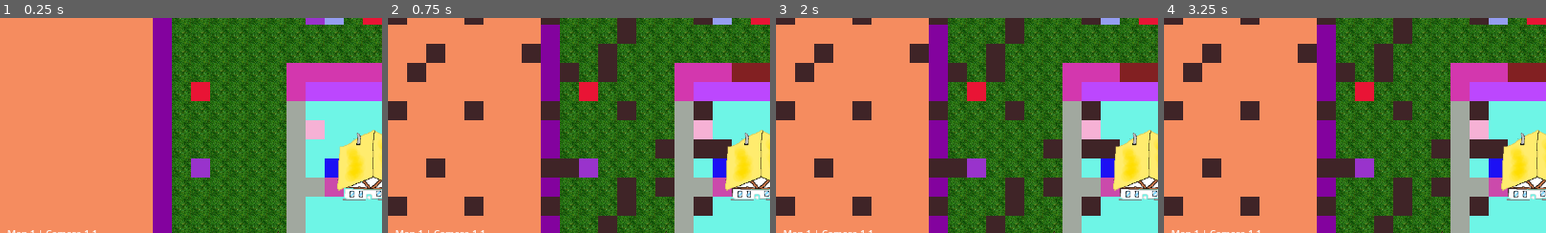
Above: before the commit, frames 1-4 (left to right).
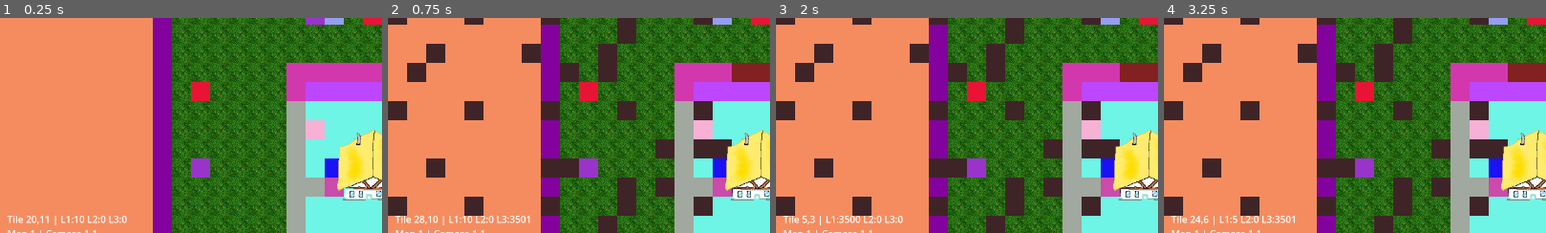
Above: after the commit, the same moments.

Repository: blueavlo-hash/E2026
Game: Godot game, scene res://scenes/Main.tscn
Same seed, same stepped clock (60 frames per second), same inputs: the game is played once before the commit and once after it.
Inputs (mouse positions are % of the whole screen's width and height, from its top left):
- Up to frame 1 (0.25 s): no input
- Up to frame 2 (0.75 s): tap Enter at 0.5 s; move the mouse to (72, 45) at 0.52 s; hold Right from 0.53 s (still down); tap R at 0.6 s
- Up to frame 3 (2 s): release Right at 1.25 s; click "Music: Play" at 1.25 s
- Up to frame 4 (3.25 s): move the mouse to (30, 55) at 2.02 s; hold Down 2.03-2.78 s; tap R at 2.1, 2.85 s; tap Space at 2.75 s; move the mouse to (60, 28) at 2.77 s; hold Right from 2.78 s (still down)
The pictures show only the part of the screen within x 0-50%, y 47-97%; the shares and areas given below are measured in that part.

The runs differ from the first frame. In frame 1, 0.5% of the frame differs, in the area x 1-34%, y 92-97%; in frame 2, 0.6%, in the area x 1-38%, y 92-97%; in frame 3, 0.5%; in frame 4, 0.5%.

Commit message:
Add hover debug overlay for GRH IDs

Diff:
--- a/modernization-godot/client-godot/scripts/map_viewer.gd
+++ b/modernization-godot/client-godot/scripts/map_viewer.gd
@@ -10,6 +10,7 @@
 @export var play_music: bool = true
 @export var grh_speed_scale: float = 0.04
 @export var apply_color_key: bool = true
+@export var debug_hover: bool = true
 
 var _map_data: Dictionary = {}
 var _grh_data: Dictionary = {}
@@ -23,6 +24,7 @@
 var _has_animations: bool = false
 var _audio_player: AudioStreamPlayer = null
 var _music_index: int = 0
+var _last_hover_info: String = ""
 
 
 func _ready() -> void:
@@ -58,6 +60,9 @@
 		_animation_time += delta
 		queue_redraw()
 
+	if debug_hover:
+		_update_hover_info()
+
 
 func _unhandled_input(event: InputEvent) -> void:
 	if event is InputEventKey and event.pressed and not event.echo:
@@ -111,6 +116,13 @@
 		"Map %s | Camera %d,%d" % [_map_data.get("id", "?"), _camera_tile.x, _camera_tile.y]
 	)
 
+	if debug_hover and _last_hover_info != "":
+		draw_string(
+			_get_default_font(),
+			Vector2(12, view_size.y - 36),
+			_last_hover_info
+		)
+
 
 func _load_data() -> void:
 	_map_data = _load_json(map_json_path)
@@ -173,6 +185,39 @@
 	var dest_rect = Rect2(dest_pos, Vector2(w, h))
 	draw_texture_rect_region(texture, dest_rect, src_rect)
 	return true
+
+
+func _update_hover_info() -> void:
+	if _map_data.is_empty():
+		_last_hover_info = ""
+		return
+
+	var viewport_pos = get_viewport().get_mouse_position()
+	var view_size = get_viewport_rect().size
+	var tiles_x = int(view_size.x / float(tile_size)) + 2
+	var tiles_y = int(view_size.y / float(tile_size)) + 2
+
+	var start_x = clamp(_camera_tile.x - tiles_x / 2, 0, max(0, _map_width - tiles_x))
+	var start_y = clamp(_camera_tile.y - tiles_y / 2, 0, max(0, _map_height - tiles_y))
+
+	var tile_x = int(viewport_pos.x / float(tile_size)) + start_x
+	var tile_y = int(viewport_pos.y / float(tile_size)) + start_y
+
+	if tile_x < 0 or tile_x >= _map_width or tile_y < 0 or tile_y >= _map_height:
+		_last_hover_info = ""
+		return
+
+	var layers = _map_data.get("layers", {})
+	var map_layer = layers.get("map", {})
+	var graphics_layers = map_layer.get("graphics", [])
+
+	var ids = []
+	for layer_index in range(3):
+		var grh_index = _get_layer_value(graphics_layers, layer_index, tile_x, tile_y)
+		ids.append(grh_index)
+
+	var info = "Tile %d,%d | L1:%d L2:%d L3:%d" % [tile_x, tile_y, ids[0], ids[1], ids[2]]
+	_last_hover_info = info
 
 
 func _resolve_grh_entry(grh_index: int) -> Dictionary:
